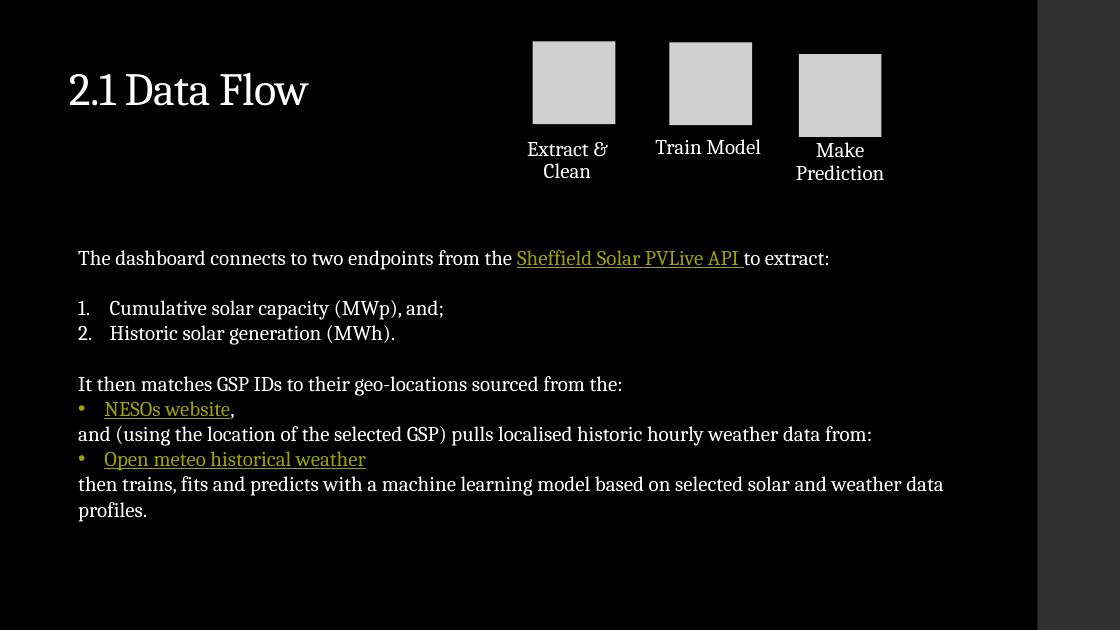
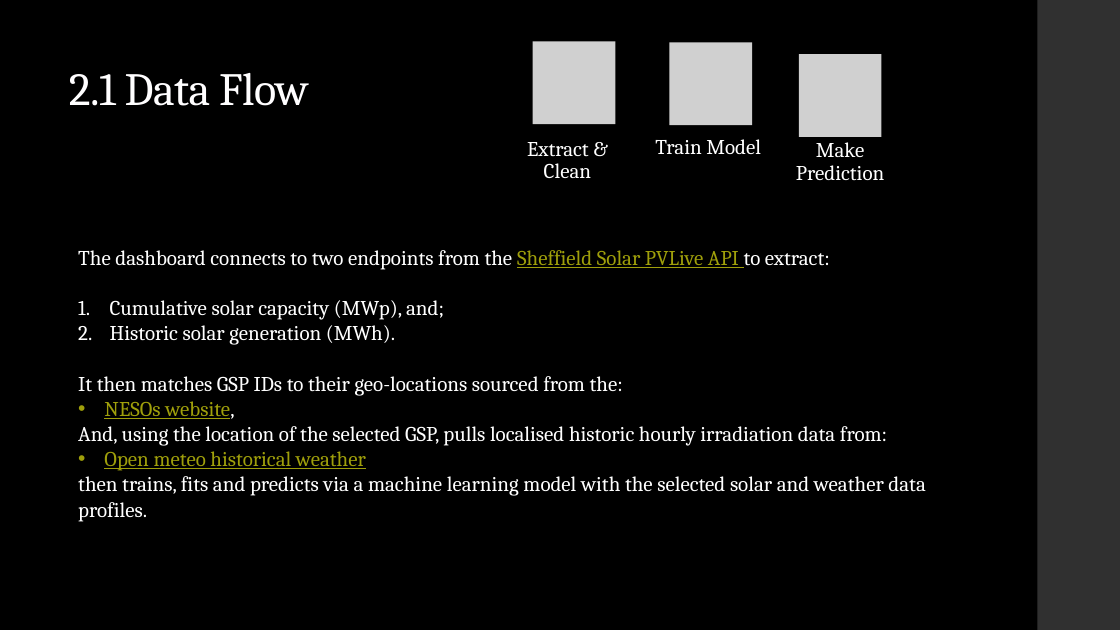
Before and after one commit to samhsforrest-collab/UK-Embedded-Solar-2026, a slide deck: slide 9 of presentation/UK Embedded Solar Generation.pptx (slide 11 before the commit). Drawn at 1120x630 pixels with LibreOffice and Linux fonts; fonts in the diff are those of the drawing; grey boxes stand for pictures. Boxes give left, top, right and bottom in pixels: in the first picture for what was removed or moved away, otherwise in the second. Text is boxed around its words. In the diff, an @@ line names an element or a change of style, - is before the commit and + after.

```diff
--- a/presentation/UK Embedded Solar Generation.pptx
+++ b/presentation/UK Embedded Solar Generation.pptx
@@ text at (x1=78, y1=426, x2=887, y2=446): text changed @@
-and (using the location of the selected GSP) pulls localised historic hourly weather data from:
+And, using the location of the selected GSP, pulls localised historic hourly irradiation data from:
@@ text at (x1=78, y1=476, x2=925, y2=522): text changed @@
-then trains, fits and predicts with a machine learning model based on selected solar and weather data profiles.
+then trains, fits and predicts via a machine learning model with the selected solar and weather data profiles.
```
Also in this commit, not shown: 9 other slides changed, 1 other file.
